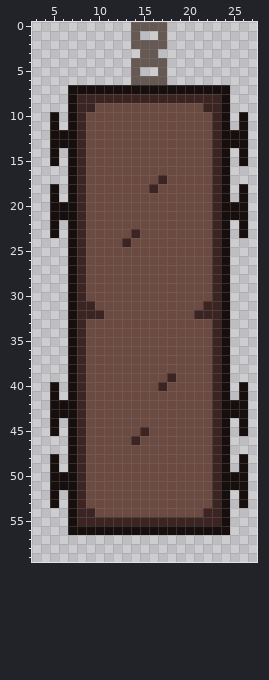
One commit to this pixel-art file: assets/textures/objects/caboose1.aseprite. Above is the file before it was changed.
32x64 pixels, 1 frame. Shown: x 3..27, y 0..59.
After:
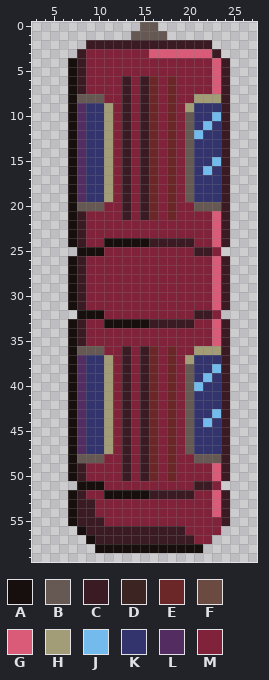
Palette (. is transparent): A #170f0d  B #665953  C #3b1b23  D #3b2422  E #6b2727  F #6b4a41  G #d95b78  H #a39d77  J #74bbed  K #33346d  L #532c61  M #80223a
From old to new:
Changed rows in their new state; - is an unchanged pixel.
first column x 5:
 0 ---------.--.---------
 1 ----------BB----------
 2 ----CCCCCCCCCCCCCC----
 3 ---CMMMMMMMGGGGGGGC---
 4 --ACMMMMMMMMMMMMMMGC--
 5 --ACMMMMMMMMMMMMMMGC--
 6 --ACMMMMCMCEMEMMMMGC--
 7 ---CMMMMCMCEMEMMMMGC--
 8 ---BBBMMCMCEMEMMHHHC--
 9 ---LKKHMCMCEMEMHKKKC--
10 .--LKKHMCMCEMEMBKKJC-.
11 .--LKKHMCMCEMEMBKJKC-.
12 ..-LKKHMCMCEMEMBJKKC..
13 ..-LKKHMCMCEMEMBKKKC..
14 .--LKKHMCMCEMEMBKKKC-.
15 .--LKKHMCMCEMEMBKKJC-.
16 ---LKKHMCMCEMEMBKJKC--
17 ---LKKHMCMCEMEMBKKKC--
18 .--LKKHMCMCEMEMBKKKC-.
19 .--LKKHMCMCEMEMBKKKC-.
20 ..-BBBMMCMCEMEMMBBBC..
21 ..-CMMMMCMCEMEMMMMGC..
22 .--CMMMMMMMMMMMMMMGC-.
23 .--CMMMMMMMMMMMMMMGC-.
24 ---CMMAAAAACCCCCMMGC--
25 --.AAAMMMMMMMMMMCCM.--
26 ---CMMMMMMMMMMMMMMGC--
27 ---CMMMMMMMMMMMMMMGC--
28 ---CMMMMMMMMMMMMMMGC--
29 ---CMMMMMMMMMMMMMMGC--
30 ---CMMMMMMMMMMMMMMGC--
31 ---CMMMMMMMMMMMMMMGC--
32 --.AAAMMMMMMMMMMCCM.--
33 ---CMMAAAAACCCCCMMGC--
34 ---CMMMMMMMMMMMMMMGC--
35 ---CMMMMMMMMMMMMMMGC--
36 ---BBBMMCMCEMEMMHHHC--
37 ---LKKHMCMCEMEMHKKKC--
38 ---LKKHMCMCEMEMBKKJC--
39 ---LKKHMCMCEMEMBKJKC--
40 .--LKKHMCMCEMEMBJKKC-.
41 .--LKKHMCMCEMEMBKKKC-.
42 ..-LKKHMCMCEMEMBKKKC..
43 ..-LKKHMCMCEMEMBKKJC..
44 .--LKKHMCMCEMEMBKJKC-.
45 .--LKKHMCMCEMEMBKKKC-.
46 ---LKKHMCMCEMEMBKKKC--
47 ---LKKHMCMCEMEMBKKKC--
48 .--BBBMMCMCEMEMMBBBC-.
49 .--CMMMMCMCEMEMMMMGC-.
50 ..-CMMMMCMCEMEMMMMGC..
51 ...AAAMMMMMMMMMMCCM...
52 .--CMMAAAAACCCCCMMGC-.
53 .--CCMMMMMMMMMMMMMGC-.
54 ---CCMMMMMMMMMMMMMGC--
55 ---CCCMMMMMMMMMMMMMC--
56 --.-CCCCCCCCCCCMMMM.--
57 ----ACCCCCCCCCCCMM----
58 -----AAAAAAAAAAAA-----
Pixel boxes of the changes (left, top, right, bottom) in both pictures:
changed: (50, 22, 248, 553)
